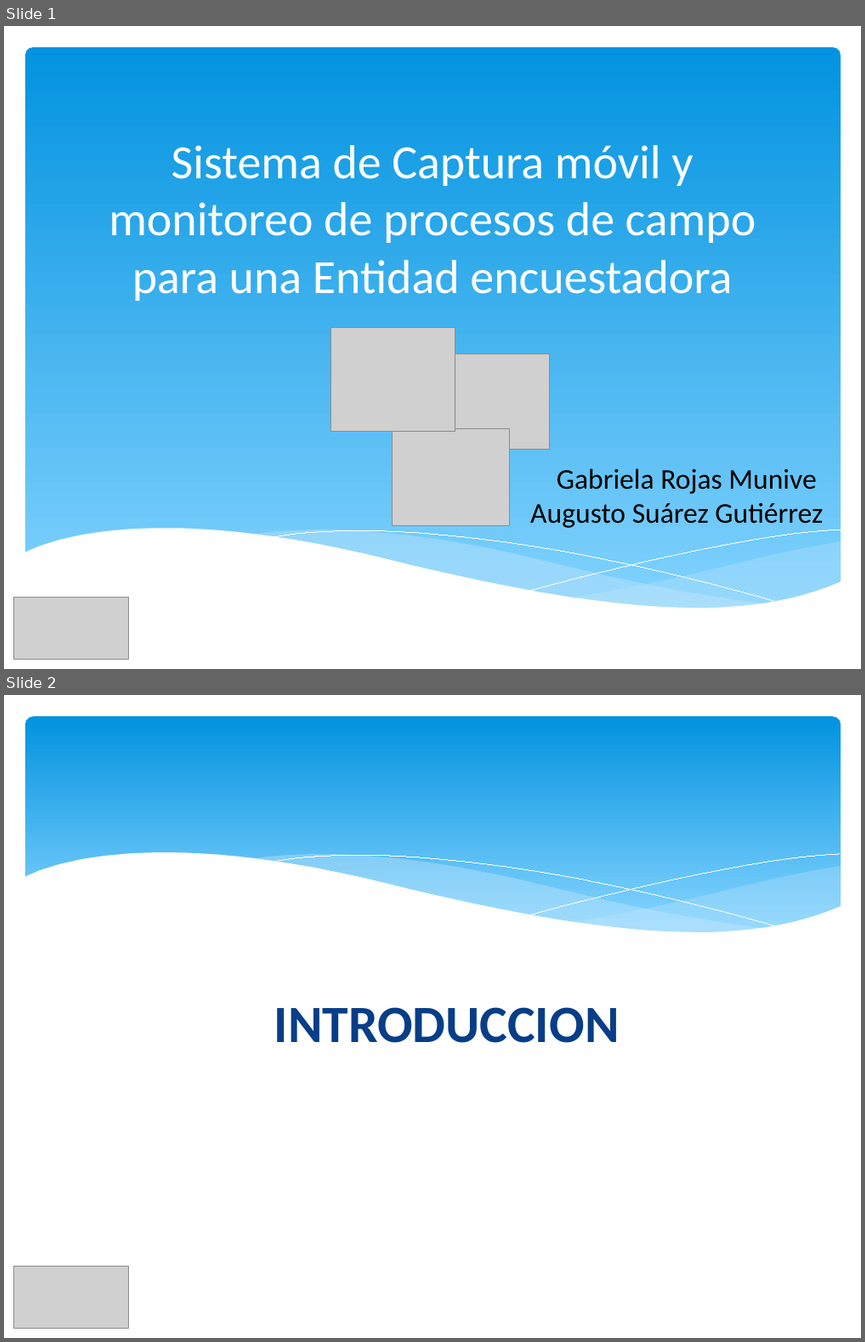
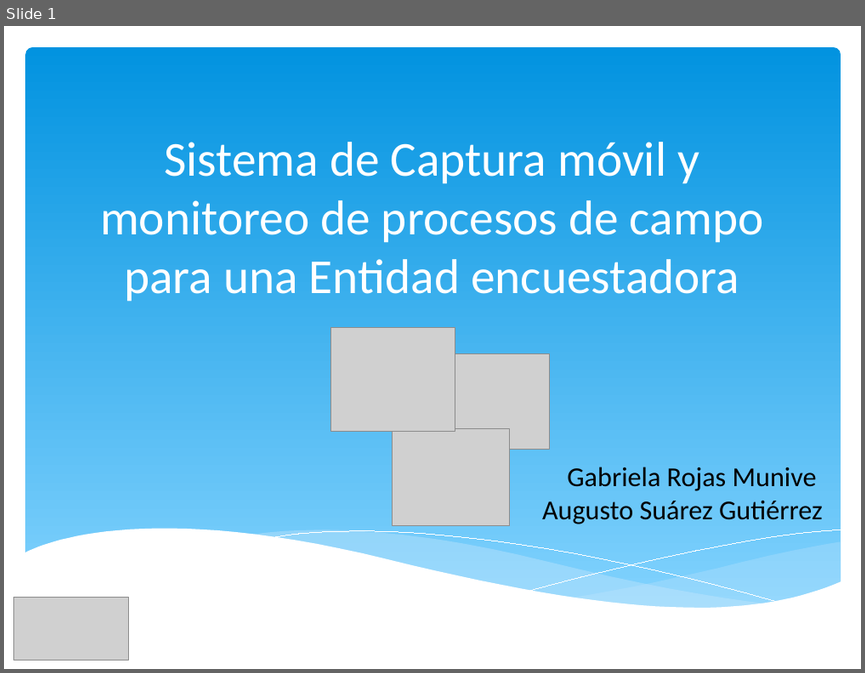
Before and after one commit to orlysemperfi/my-project-pi, a slide deck: PRESENTACION02/TRABAJO FINAL/PPT PI1 EFINAL.pptx. Shown one above the other, each under a label of ours: slides 1 and 2 before the commit, slide 1 after it. The pictures are 865x1342 and 865x673 pixels, drawn with LibreOffice and Linux fonts; fonts in the diff are those of the drawing; grey boxes stand for pictures. Boxes give left, top, right and bottom in pixels: in the first picture for what was removed or moved away, otherwise in the second. Text is boxed around its words. In the diff, an @@ line names an element or a change of style, - is before the commit and + after.

```diff
--- a/PRESENTACION02/TRABAJO FINAL/PPT PI1 EFINAL.pptx
+++ b/PRESENTACION02/TRABAJO FINAL/PPT PI1 EFINAL.pptx
@@ slide 2 removed at (x1=4, y1=695, x2=861, y2=1338), background #FFFFFF @@
@@ rounded rectangle removed at (x1=25, y1=716, x2=840, y2=947) @@
@@ group removed at (x1=24, y1=852, x2=841, y2=977): 5 freeform shapes @@
@@ title removed at (x1=274, y1=1007, x2=619, y2=1043) @@
-INTRODUCCION
@@ picture removed at (x1=14, y1=1265, x2=129, y2=1328) @@
@@ slide 1 changed as well @@
@@ title "Sistema de Captura móvil y ..." at (x1=100, y1=142, x2=764, y2=301): size 40 to 41 pt @@
@@ text "Gabriela Rojas Munive" at (x1=542, y1=466, x2=823, y2=524): size 24 to 23 pt @@
@@ freeform shape at (x1=24, y1=528, x2=841, y2=652): outline redrawn @@
@@ freeform shape at (x1=530, y1=530, x2=840, y2=590): outline redrawn @@
```
Also in this commit, not shown: 16 other slides changed.
